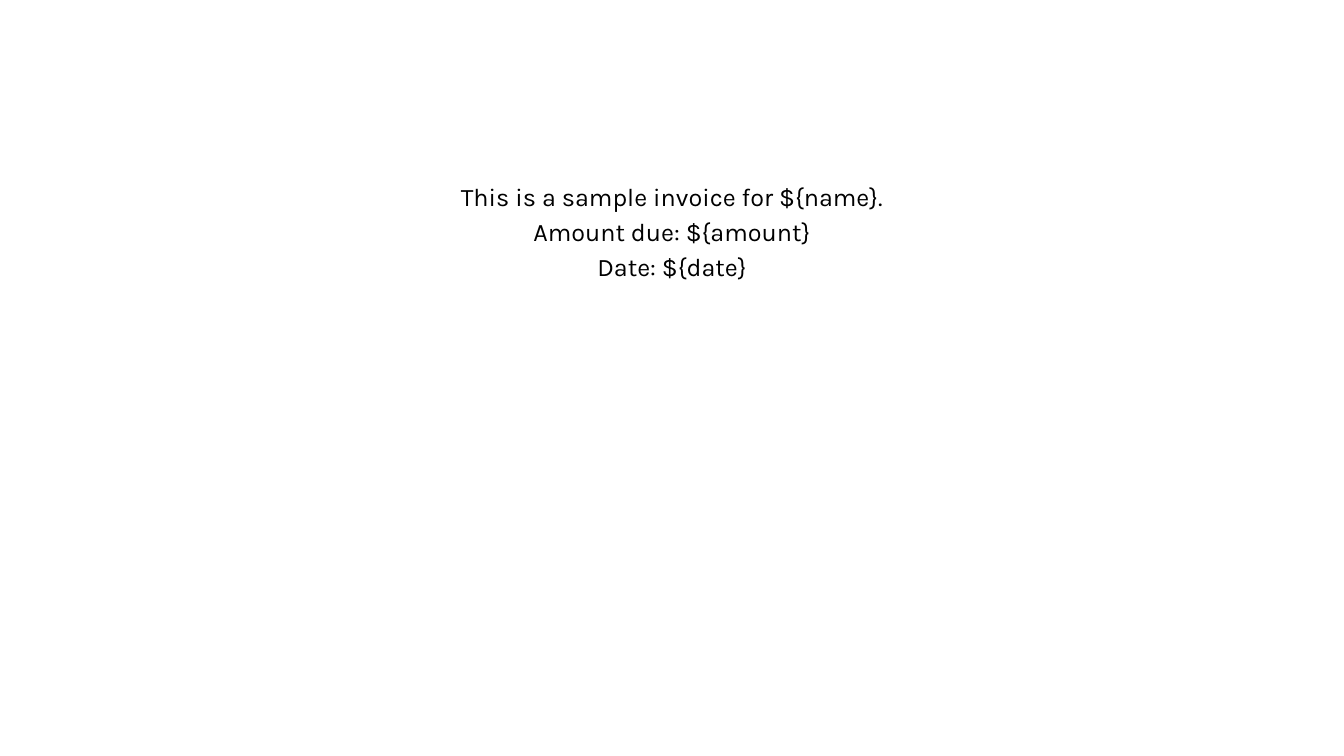
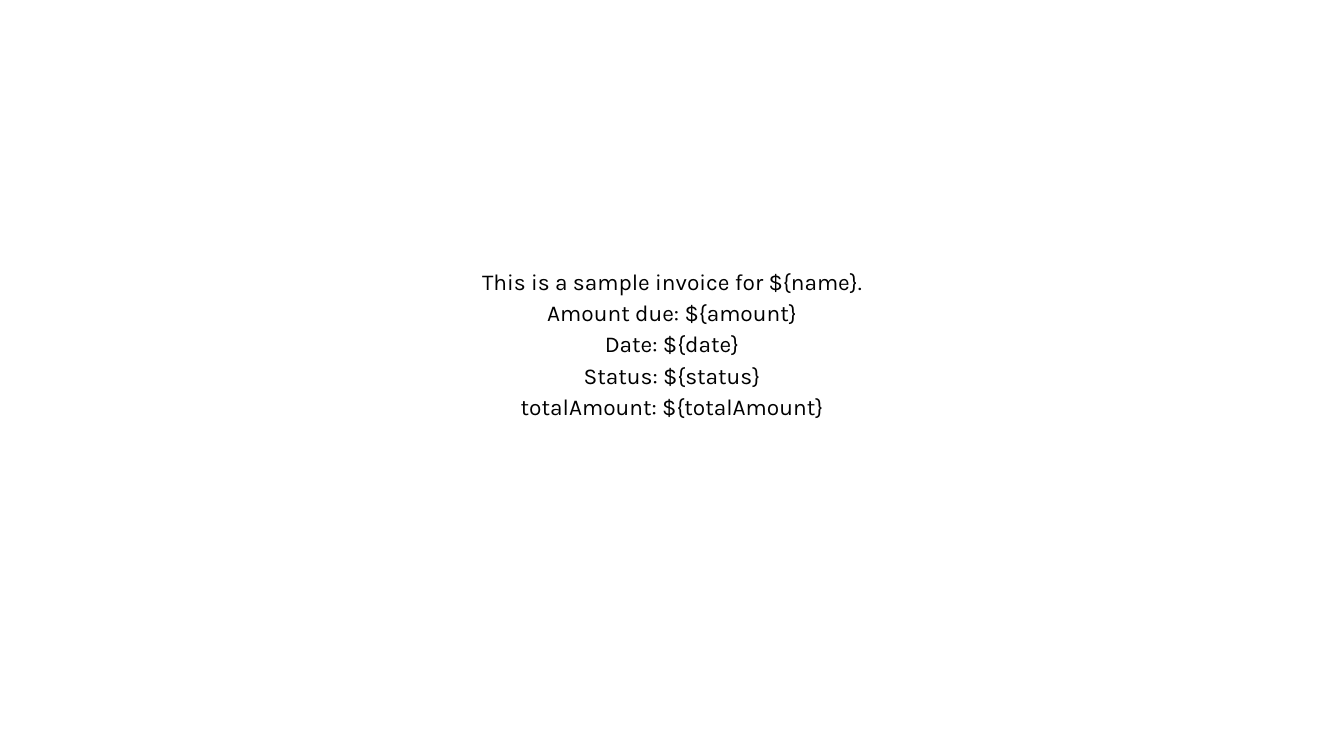
Before and after one commit to AsharAmir/json-to-docs, a slide deck: slide 1 of src/main/resources/templates/sample_template.pptx. Drawn at 1344x756 pixels with LibreOffice and Linux fonts; fonts in the diff are those of the drawing. Boxes give left, top, right and bottom in pixels: in the first picture for what was removed or moved away, otherwise in the second. Text is boxed around its words. In the diff, an @@ line names an element or a change of style, - is before the commit and + after.

```diff
--- a/src/main/resources/templates/sample_template.pptx
+++ b/src/main/resources/templates/sample_template.pptx
@@ title at (482,273,862,418): text changed; size 18 to 16.2 pt @@
-This is a sample invoice for ${name}.
-Amount due: ${amount}
-Date: ${date}
+This is a sample invoice for ${name}.
+Amount due: ${amount}
+Date: ${date}
+Status: ${status}
+totalAmount: ${totalAmount}
```
Also in this commit, not shown: 25 other files.
